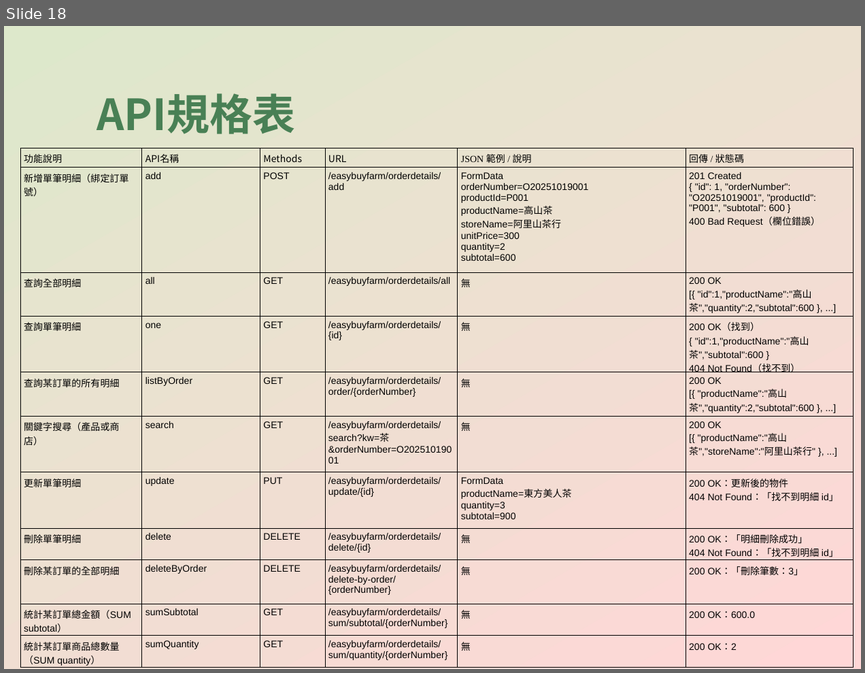
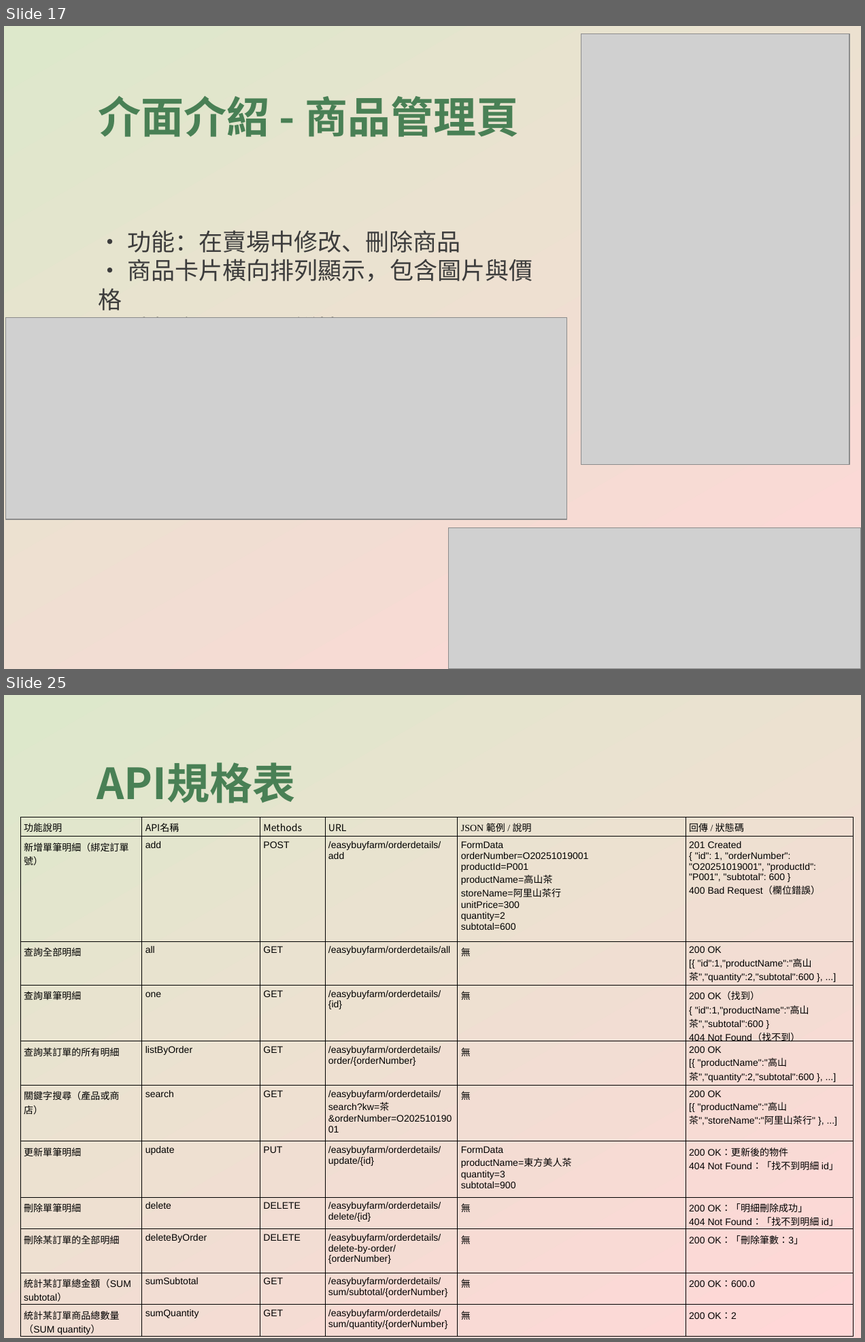
Before and after one commit to CYX1025/EasyBuyFarm, a slide deck: EasyBuyFarm_專案簡報.pptx. Shown one above the other, each under a label of ours: slide 18 before the commit, slides 17 and 25 after it; the slides between them are not shown. The pictures are 865x673 and 865x1342 pixels, drawn with LibreOffice and Linux fonts; fonts in the diff are those of the drawing; grey boxes stand for pictures. Boxes give left, top, right and bottom in pixels: in the first picture for what was removed or moved away, otherwise in the second. Text is boxed around its words. In the diff, an @@ line names an element or a change of style, - is before the commit and + after.

```diff
--- a/EasyBuyFarm_專案簡報.pptx
+++ b/EasyBuyFarm_專案簡報.pptx
@@ slide 17 added at [4,26,861,669], background gradient #DDE8CB to #FFD7D7 @@
@@ picture added at [581,33,850,464] @@
@@ text added at [98,96,519,137], 36 pt, text #498055, bold @@
+介面介紹 - 商品管理頁
@@ text added at [98,230,532,318], 20 pt, text #3C3C3C @@
+• 功能：在賣場中修改、刪除商品
+• 商品卡片橫向排列顯示，包含圖片與價格
+• 點擊商品可進入詳情頁
@@ picture added at [6,317,567,520] @@
@@ picture added at [449,527,861,669] @@
@@ what was slide 18 is now slide 25 @@
```
Also in this commit, not shown: 18 slides changed, 5 other slides added.
